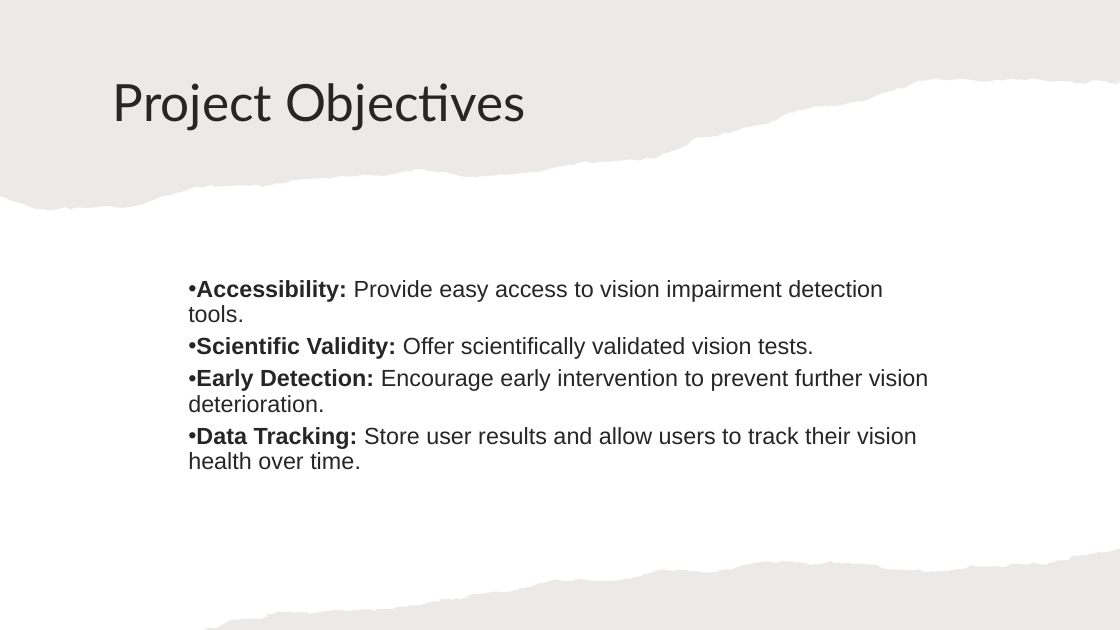
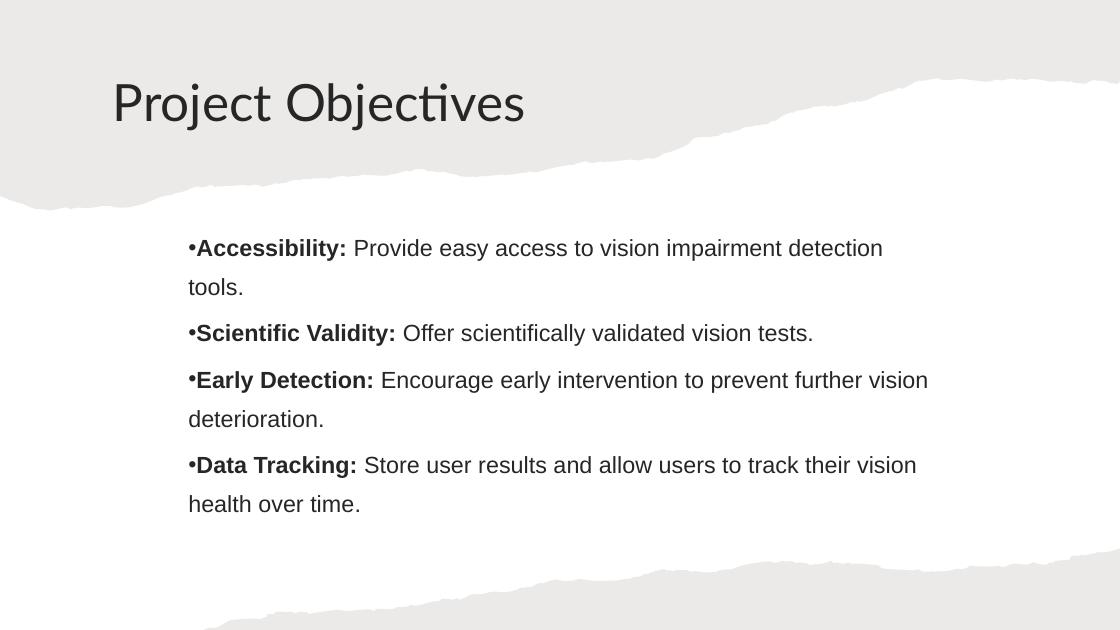
Before and after one commit to TameerAmer/Capstone-Project, a slide deck: slide 6 of OptiVision.pptx (slide 4 before the commit). Drawn at 1120x630 pixels with LibreOffice and Linux fonts; fonts in the diff are those of the drawing. Boxes give left, top, right and bottom in pixels: in the first picture for what was removed or moved away, otherwise in the second. Text is boxed around its words. In the diff, an @@ line names an element or a change of style, - is before the commit and + after.

```diff
--- a/OptiVision.pptx
+++ b/OptiVision.pptx
@@ text "Accessibility: Provide easy access to ...": place and size @@
-text "Accessibility: Provide easy access to ..." at (188,280,929,470)
+text "Accessibility: Provide easy access to ..." at (188,239,929,513)
@@ text "Accessibility: Provide easy access to ..." at (188,239,929,513): line spacing 0.9 to 1.4 @@
```
Also in this commit, not shown: 6 other slides changed, 2 slides added.
